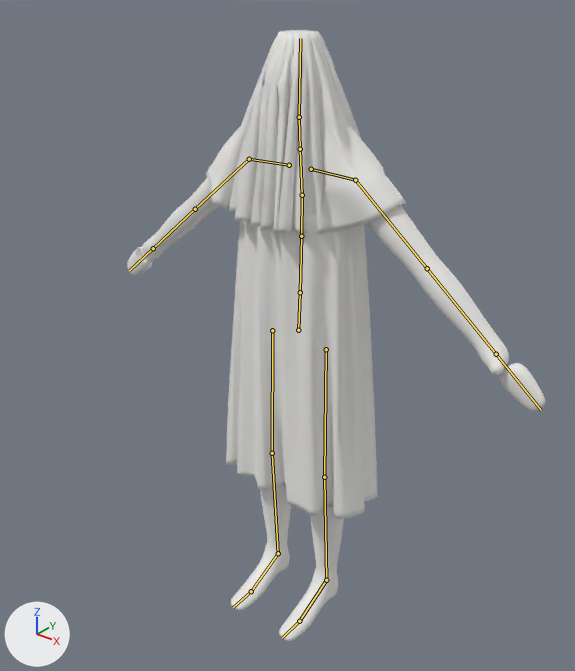
What one commit did to the Blender file SourceArt/TallerFinal/SN-01_Sonador.blend.
Both versions are drawn from a camera (50 mm lens) standing at (1.222, -1.579, 1.9) and looking at (0.011, -0.064, 0.961). The lights are fixed; the arrows at lower left show +X, +Y and +Z. The picture after the commit comes second. The bones that bend it are drawn over the model as lines.

Names of what the first picture shows: 'SN_Body', 'SN_Tunic', 'SN_Veil'.
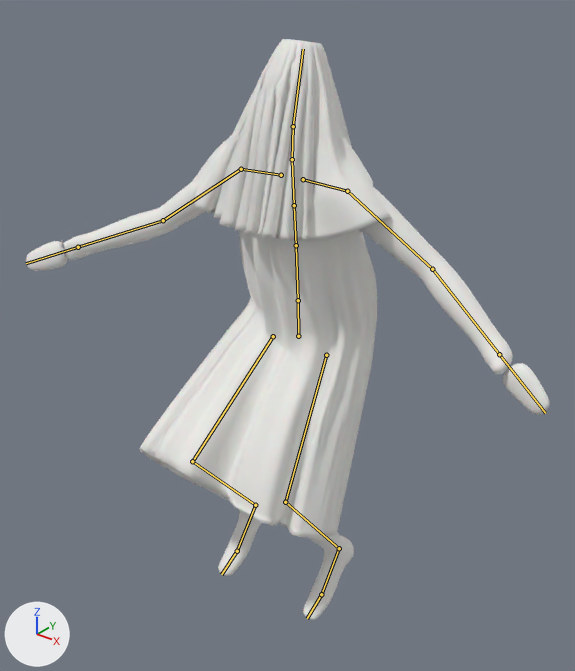
The newer file adds an action. The first version stands in its rest pose; the second is drawn at frame 20 of the action 'Swim'.

Diff of the bpy script that builds the scene:
```diff
--- a/SourceArt/TallerFinal/SN-01_Sonador.blend.py
+++ b/SourceArt/TallerFinal/SN-01_Sonador.blend.py
@@ bone_hips @@
 bone_hips = bpy.data.objects['SN_Armature'].pose.bones['Hips']
-bone_hips.location = (0.0, 0.0, 0.0)
-bone_hips.rotation_quaternion = (1.0, 0.0, 0.0, 0.0)  # degrees (0, 0, 0)
+bone_hips.location = (0.0, -0.019, -0.001)
+bone_hips.rotation_quaternion = (0.999, 0.04, 0.0, 0.0)  # degrees (5, 0, 0)
@@ bone_upperchest @@
 bone_upperchest = bpy.data.objects['SN_Armature'].pose.bones['UpperChest']  # child of 'Chest'
-bone_upperchest.rotation_quaternion = (1.0, 0.0, 0.0, 0.0)  # degrees (0, 0, 0)
+bone_upperchest.rotation_quaternion = (0.999, -0.05, 0.0, 0.0)  # degrees (-6, 0, 0)
@@ bone_neck @@
 bone_neck = bpy.data.objects['SN_Armature'].pose.bones['Neck']  # child of 'UpperChest'
-bone_neck.rotation_quaternion = (1.0, 0.0, 0.0, 0.0)  # degrees (0, 0, 0)
+bone_neck.rotation_quaternion = (0.999, -0.046, 0.0, 0.0)  # degrees (-5, 0, 0)
@@ bone_head @@
 bone_head = bpy.data.objects['SN_Armature'].pose.bones['Head']  # child of 'Neck'
-bone_head.rotation_quaternion = (1.0, 0.0, 0.0, 0.0)  # degrees (0, 0, 0)
+bone_head.rotation_quaternion = (0.999, -0.038, 0.0, 0.0)  # degrees (-4, 0, 0)
@@ bone_leftupperarm @@
 bone_leftupperarm = bpy.data.objects['SN_Armature'].pose.bones['LeftUpperArm']  # child of 'LeftShoulder'
-bone_leftupperarm.rotation_quaternion = (1.0, 0.0, 0.0, 0.0)  # degrees (0, 0, 0)
+bone_leftupperarm.rotation_quaternion = (0.997, 0.047, 0.0, 0.063)  # degrees (5, 0, 7)
@@ bone_leftlowerarm @@
 bone_leftlowerarm = bpy.data.objects['SN_Armature'].pose.bones['LeftLowerArm']  # child of 'LeftUpperArm'
-bone_leftlowerarm.rotation_quaternion = (1.0, 0.0, 0.0, 0.0)  # degrees (0, 0, 0)
+bone_leftlowerarm.rotation_quaternion = (0.989, 0.006, 0.0, -0.149)  # degrees (1, 0, -17)
@@ bone_rightupperarm @@
 bone_rightupperarm = bpy.data.objects['SN_Armature'].pose.bones['RightUpperArm']  # child of 'RightShoulder'
-bone_rightupperarm.rotation_quaternion = (1.0, 0.0, 0.0, 0.0)  # degrees (0, 0, 0)
+bone_rightupperarm.rotation_quaternion = (0.983, 0.019, 0.0, 0.185)  # degrees (2, 0, 21)
@@ bone_rightlowerarm @@
 bone_rightlowerarm = bpy.data.objects['SN_Armature'].pose.bones['RightLowerArm']  # child of 'RightUpperArm'
-bone_rightlowerarm.rotation_quaternion = (1.0, 0.0, 0.0, 0.0)  # degrees (0, 0, 0)
+bone_rightlowerarm.rotation_quaternion = (0.985, 0.103, 0.0, 0.142)  # degrees (12, -2, 16)
@@ bone_leftupperleg @@
 bone_leftupperleg = bpy.data.objects['SN_Armature'].pose.bones['LeftUpperLeg']  # child of 'Hips'
-bone_leftupperleg.rotation_quaternion = (1.0, 0.0, 0.0, 0.0)  # degrees (0, 0, 0)
+bone_leftupperleg.rotation_quaternion = (0.96, 0.28, 0.0, 0.011)  # degrees (32, 0, 1)
@@ bone_leftlowerleg @@
 bone_leftlowerleg = bpy.data.objects['SN_Armature'].pose.bones['LeftLowerLeg']  # child of 'LeftUpperLeg'
-bone_leftlowerleg.rotation_quaternion = (1.0, 0.0, 0.0, 0.0)  # degrees (0, 0, 0)
+bone_leftlowerleg.rotation_quaternion = (0.856, -0.517, 0.0, 0.005)  # degrees (-62, 0, 0)
@@ bone_leftfoot @@
 bone_leftfoot = bpy.data.objects['SN_Armature'].pose.bones['LeftFoot']  # child of 'LeftLowerLeg'
-bone_leftfoot.rotation_quaternion = (1.0, 0.0, 0.0, 0.0)  # degrees (0, 0, 0)
+bone_leftfoot.rotation_quaternion = (0.999, 0.042, 0.0, -0.013)  # degrees (5, 0, -1)
@@ bone_rightupperleg @@
 bone_rightupperleg = bpy.data.objects['SN_Armature'].pose.bones['RightUpperLeg']  # child of 'Hips'
-bone_rightupperleg.rotation_quaternion = (1.0, 0.0, 0.0, 0.0)  # degrees (0, 0, 0)
+bone_rightupperleg.rotation_quaternion = (0.879, 0.477, 0.0, -0.011)  # degrees (57, 1, -1)
@@ bone_rightlowerleg @@
 bone_rightlowerleg = bpy.data.objects['SN_Armature'].pose.bones['RightLowerLeg']  # child of 'RightUpperLeg'
-bone_rightlowerleg.rotation_quaternion = (1.0, 0.0, 0.0, 0.0)  # degrees (0, 0, 0)
+bone_rightlowerleg.rotation_quaternion = (0.711, -0.703, 0.0, -0.009)  # degrees (-89, -1, -1)
@@ bone_rightfoot @@
 bone_rightfoot = bpy.data.objects['SN_Armature'].pose.bones['RightFoot']  # child of 'RightLowerLeg'
-bone_rightfoot.rotation_quaternion = (1.0, 0.0, 0.0, 0.0)  # degrees (0, 0, 0)
+bone_rightfoot.rotation_quaternion = (0.998, 0.065, 0.0, 0.018)  # degrees (7, 0, 2)
```

Location of each change, [x1, y1, x2, y2] in pixels of the pictures (575 x 671 px):
'SN_Tunic', posed (56% wider)
    before: [226, 212, 378, 519]
    after: [140, 230, 377, 540]
'SN_Veil', posed
    before: [206, 30, 406, 235]
    after: [192, 39, 391, 241]
'SN_Body', posed (25% wider)
    before: [127, 178, 545, 641]
    after: [26, 181, 549, 620]
bone 'Hips', root to tip
    before: (298, 330) to (300, 292)
    after: (298, 336) to (298, 300)
bone 'UpperChest', root to tip
    before: (302, 195) to (300, 149)
    after: (294, 205) to (292, 159)
bone 'Neck', root to tip
    before: (300, 149) to (299, 117)
    after: (292, 159) to (293, 126)
bone 'Head', root to tip
    before: (299, 117) to (300, 38)
    after: (293, 126) to (303, 49)
bone 'LeftUpperArm', root to tip
    before: (355, 180) to (427, 268)
    after: (347, 191) to (432, 269)
bone 'LeftLowerArm', root to tip
    before: (427, 268) to (496, 354)
    after: (432, 269) to (499, 354)
bone 'RightUpperArm', root to tip
    before: (249, 159) to (195, 209)
    after: (241, 169) to (163, 220)
bone 'RightLowerArm', root to tip
    before: (195, 209) to (153, 248)
    after: (163, 220) to (78, 247)
bone 'LeftUpperLeg', root to tip
    before: (326, 349) to (324, 477)
    after: (326, 355) to (285, 502)
bone 'LeftLowerLeg', root to tip
    before: (324, 477) to (326, 580)
    after: (285, 502) to (339, 548)
bone 'LeftFoot', root to tip
    before: (326, 580) to (299, 621)
    after: (339, 548) to (321, 594)
bone 'RightUpperLeg', root to tip
    before: (272, 330) to (272, 453)
    after: (273, 336) to (192, 461)
bone 'RightLowerLeg', root to tip
    before: (272, 453) to (278, 553)
    after: (192, 461) to (255, 505)
bone 'RightFoot', root to tip
    before: (278, 553) to (251, 591)
    after: (255, 505) to (237, 551)
